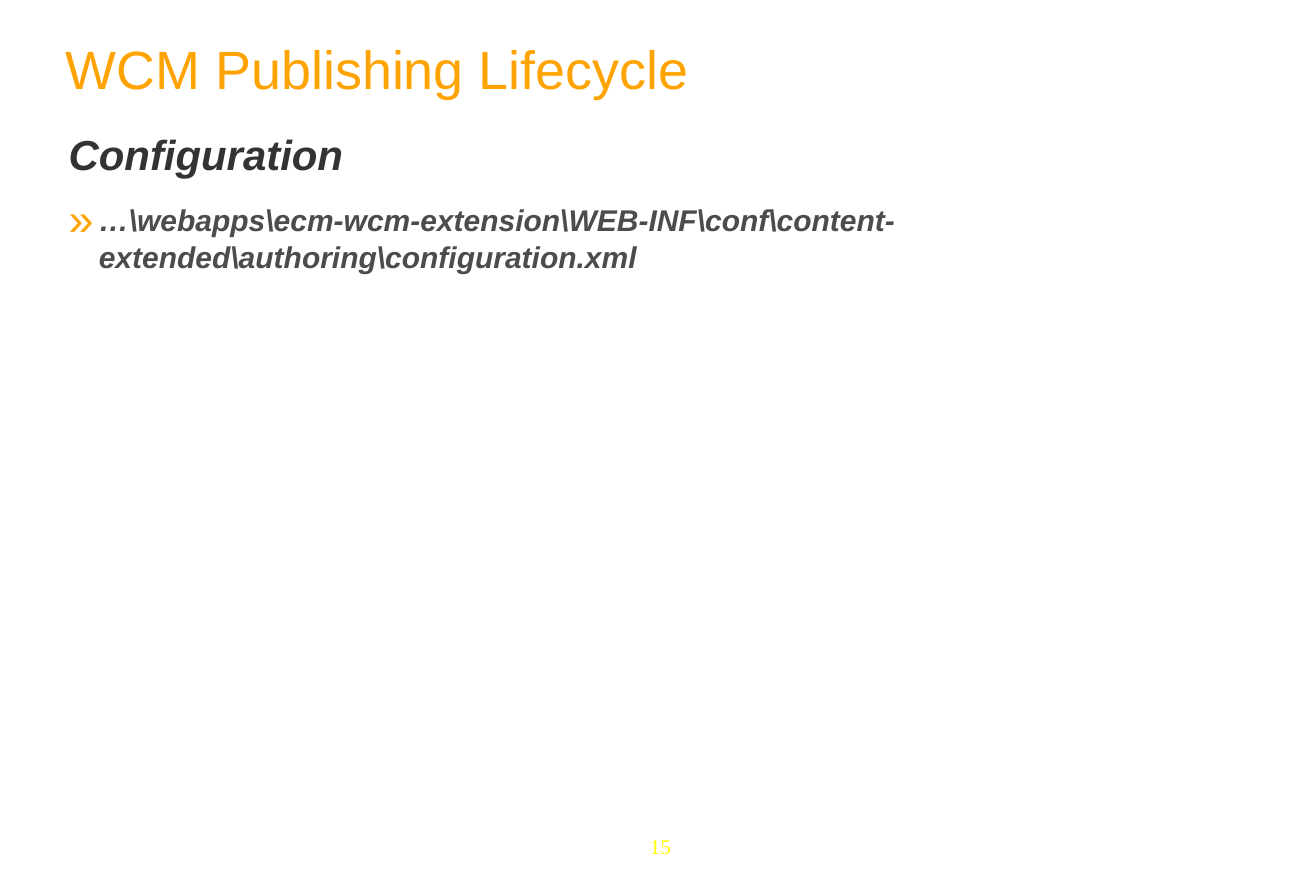
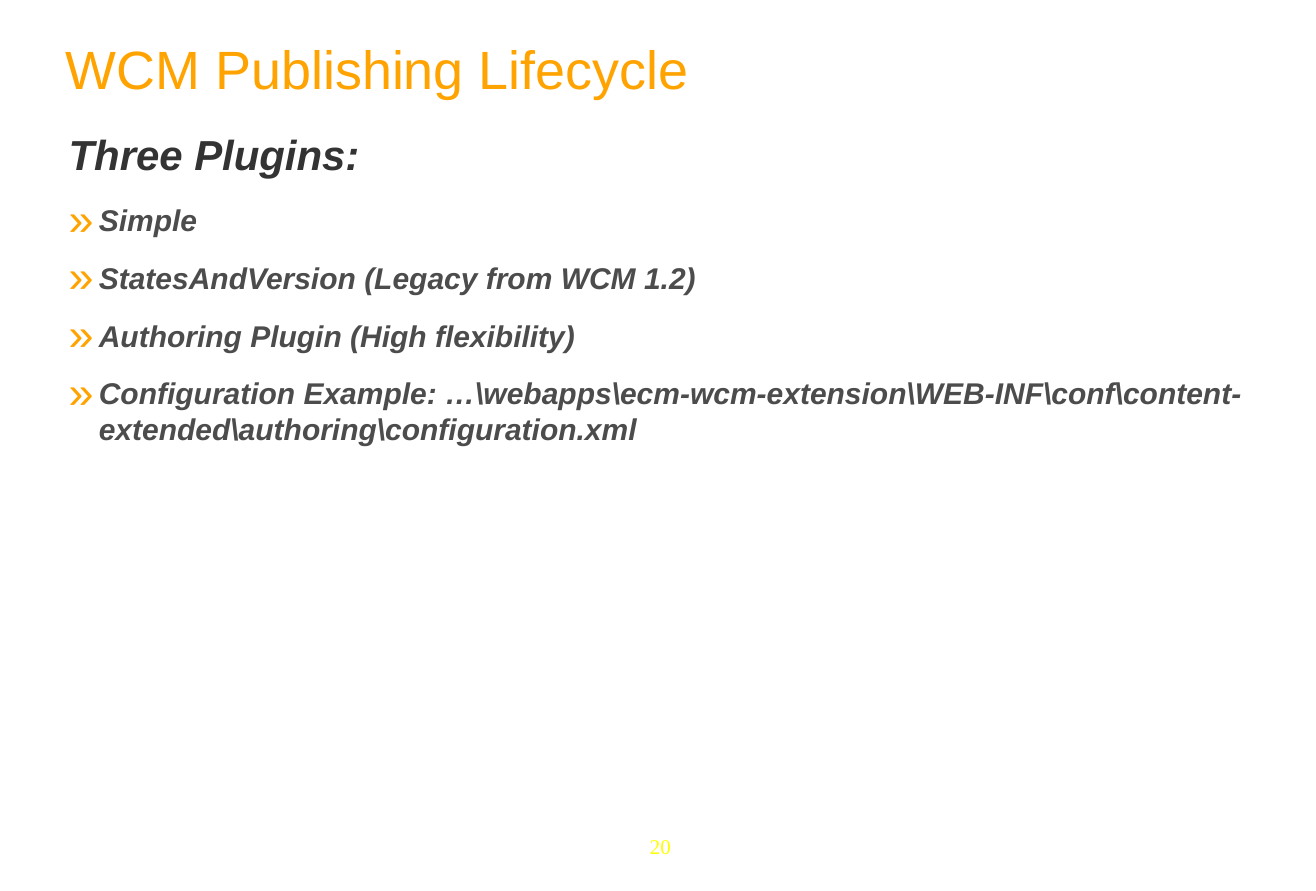
Before and after one commit to anhvurz90/training, a slide deck: slide 20 of exo-developer/280-wcm-customization/slides/280-WCM-XDev-en.ppt (slide 15 before the commit). Drawn at 1316x891 pixels with LibreOffice and Linux fonts; fonts in the diff are those of the drawing; background and template pictures are left out. Boxes give left, top, right and bottom in pixels: in the first picture for what was removed or moved away, otherwise in the second. Text is boxed around its words. In the diff, an @@ line names an element or a change of style, - is before the commit and + after.

```diff
--- a/exo-developer/280-wcm-customization/slides/280-WCM-XDev-en.ppt
+++ b/exo-developer/280-wcm-customization/slides/280-WCM-XDev-en.ppt
@@ text at box(69, 139, 1241, 446): text changed @@
-Configuration
-» …\webapps\ecm-wcm-extension\WEB-INF\conf\content-extended\authoring\configuration.xml
+Three Plugins:
+» Simple
+» StatesAndVersion (Legacy from WCM 1.2)
+» Authoring Plugin (High flexibility)
+» Configuration Example: …\webapps\ecm-wcm-extension\WEB-INF\conf\content-extended\authoring\configuration.xml
@@ page number at box(650, 840, 671, 855): text changed @@
-15
+20
```
Also in this commit, not shown: 10 other slides changed, 15 slides added, 7 slides removed, 5 other files.
